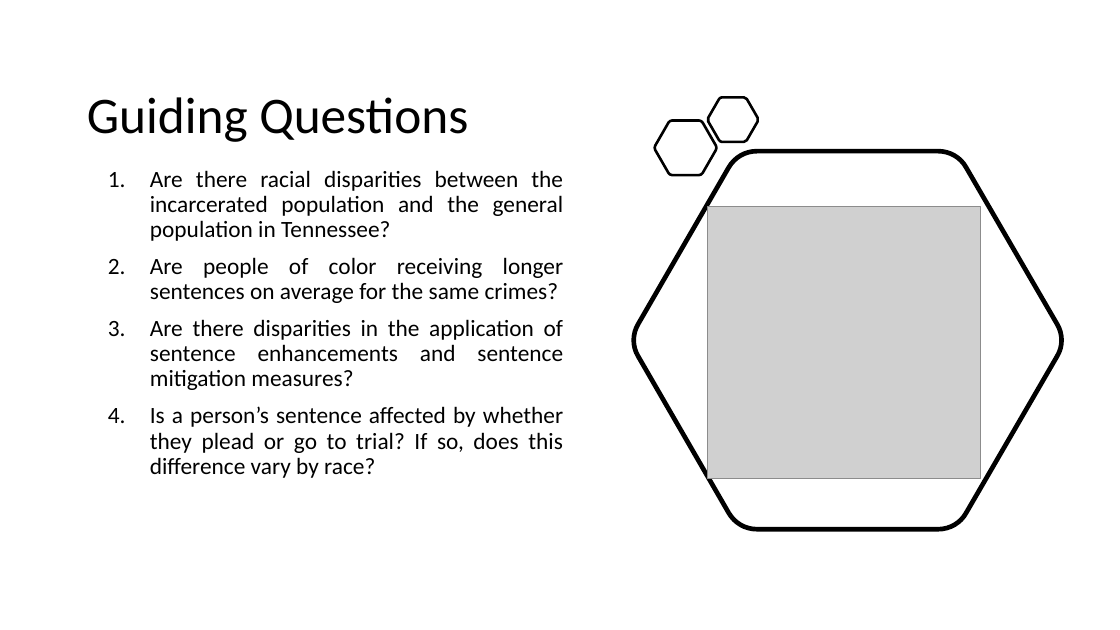
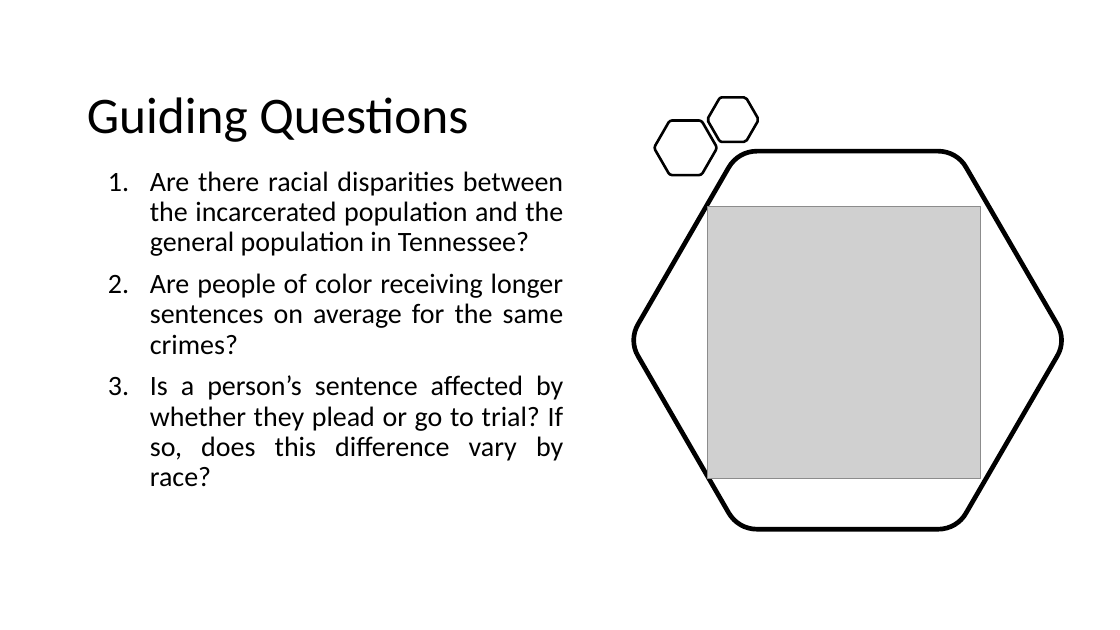
Before and after one commit to jenwhitson/sentencing_project, a slide deck: slide 2 of Presentation.pptx. Drawn at 1120x630 pixels with LibreOffice and Linux fonts; fonts in the diff are those of the drawing; grey boxes stand for pictures. Boxes give left, top, right and bottom in pixels: in the first picture for what was removed or moved away, otherwise in the second. Text is boxed around its words. In the diff, an @@ line names an element or a change of style, - is before the commit and + after.

```diff
--- a/Presentation.pptx
+++ b/Presentation.pptx
@@ text "Are there racial disparities between ..." at <box>150,171,564,487</box>: size 20 to 24 pt @@
@@ text at <box>150,319,563,390</box>: paragraph removed @@
-3. Are there disparities in the application of sentence enhancements and sentence mitigation measures?
```
Also in this commit, not shown: 6 other slides changed, 1 other file.
